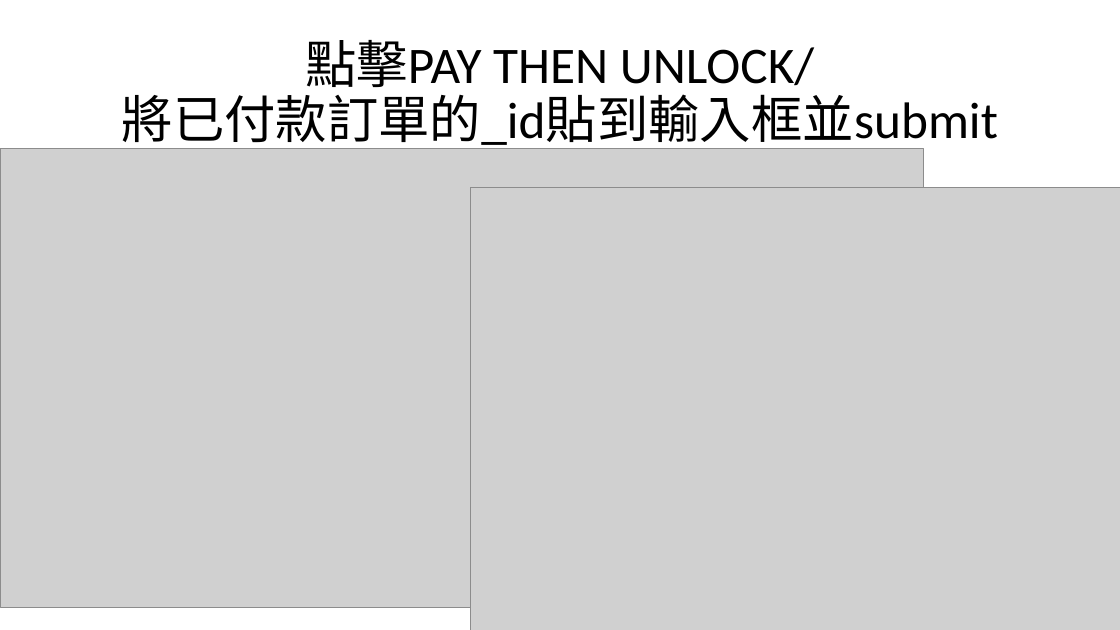
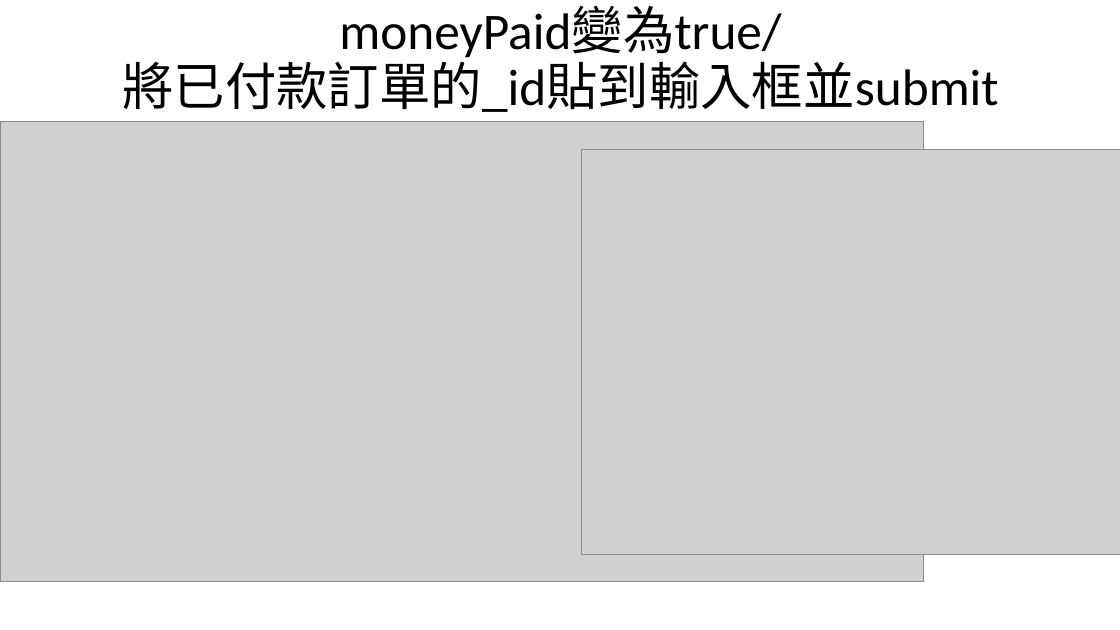
Before and after one commit to kai2june/CatchBoWebsite, a slide deck: slide 29 of CatchBo.pptx (slide 27 before the commit). Drawn at 1120x630 pixels with LibreOffice and Linux fonts; fonts in the diff are those of the drawing; grey boxes stand for pictures. Boxes give left, top, right and bottom in pixels: in the first picture for what was removed or moved away, otherwise in the second. Text is boxed around its words. In the diff, an @@ line names an element or a change of style, - is before the commit and + after.

```diff
--- a/CatchBo.pptx
+++ b/CatchBo.pptx
@@ title at bbox=[122, 7, 998, 112]: text changed @@
-點擊PAY THEN UNLOCK/
-將已付款訂單的_id貼到輸入框並submit
+moneyPaid變為true/
+將已付款訂單的_id貼到輸入框並submit
@@ picture: place and size @@
-picture at bbox=[0, 149, 924, 607]
+picture at bbox=[0, 122, 924, 581]
@@ picture: place and size @@
-picture at bbox=[471, 187, 1120, 630]
+picture at bbox=[582, 149, 1120, 555]
```
Also in this commit, not shown: 13 other slides changed, 9 slides added, 7 slides removed, 6 other files.
